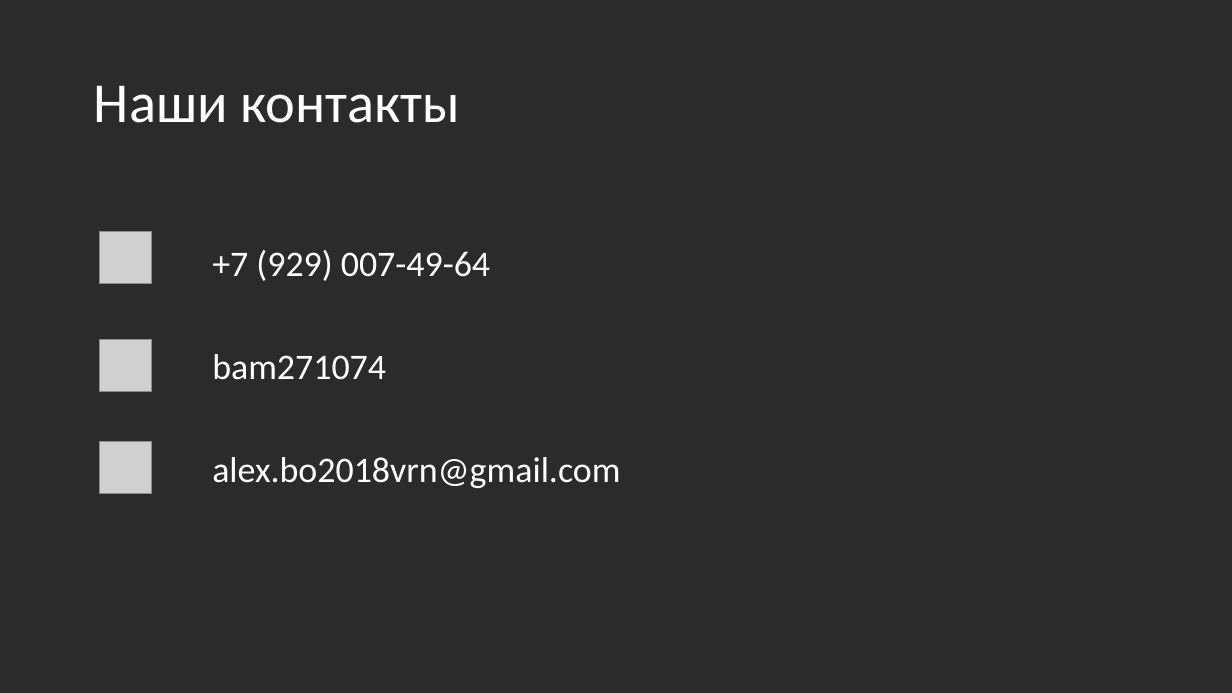
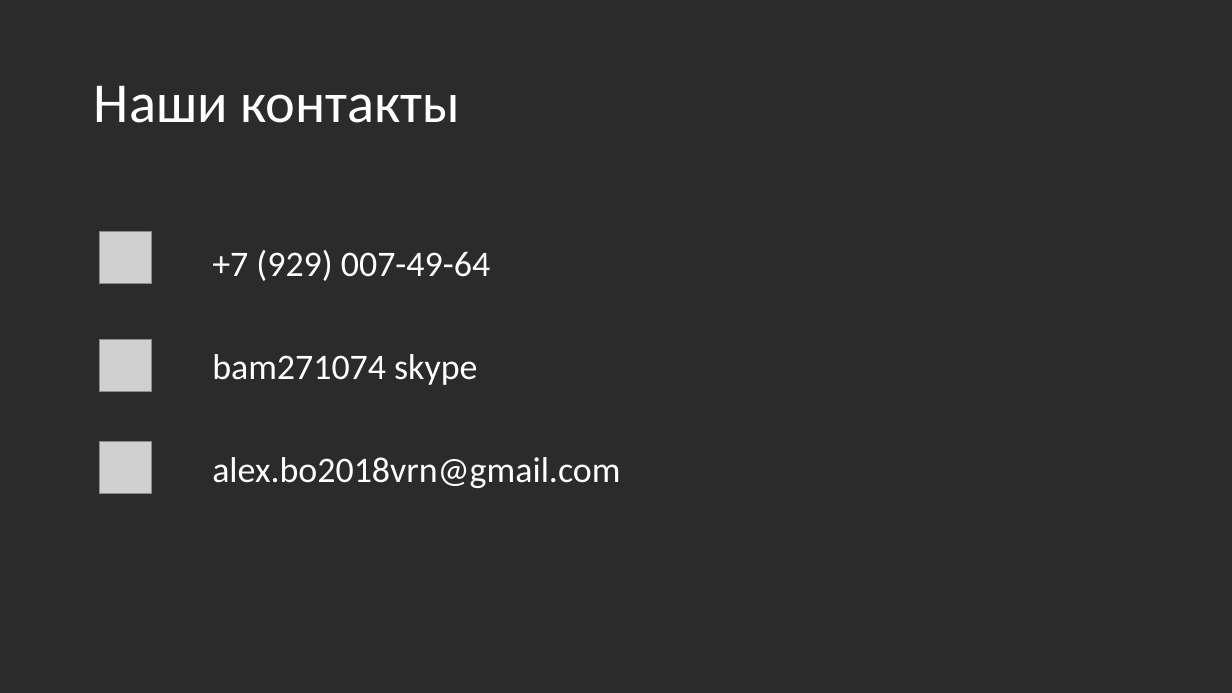
Before and after one commit to Murzik2020ai/smartparser, a slide deck: slide 8 of preza.pptx (slide 10 before the commit). Drawn at 1232x693 pixels with LibreOffice and Linux fonts; fonts in the diff are those of the drawing; grey boxes stand for pictures; background and template pictures are left out; a plain dark background stands for a picture behind light text. Boxes give left, top, right and bottom in pixels: in the first picture for what was removed or moved away, otherwise in the second. Text is boxed around its words. In the diff, an @@ line names an element or a change of style, - is before the commit and + after.

```diff
--- a/preza.pptx
+++ b/preza.pptx
@@ text at (x1=212, y1=354, x2=477, y2=385): text changed @@
-bam271074
+bam271074 skype
```
Also in this commit, not shown: 7 other slides changed, 3 slides removed, 1 other file.
